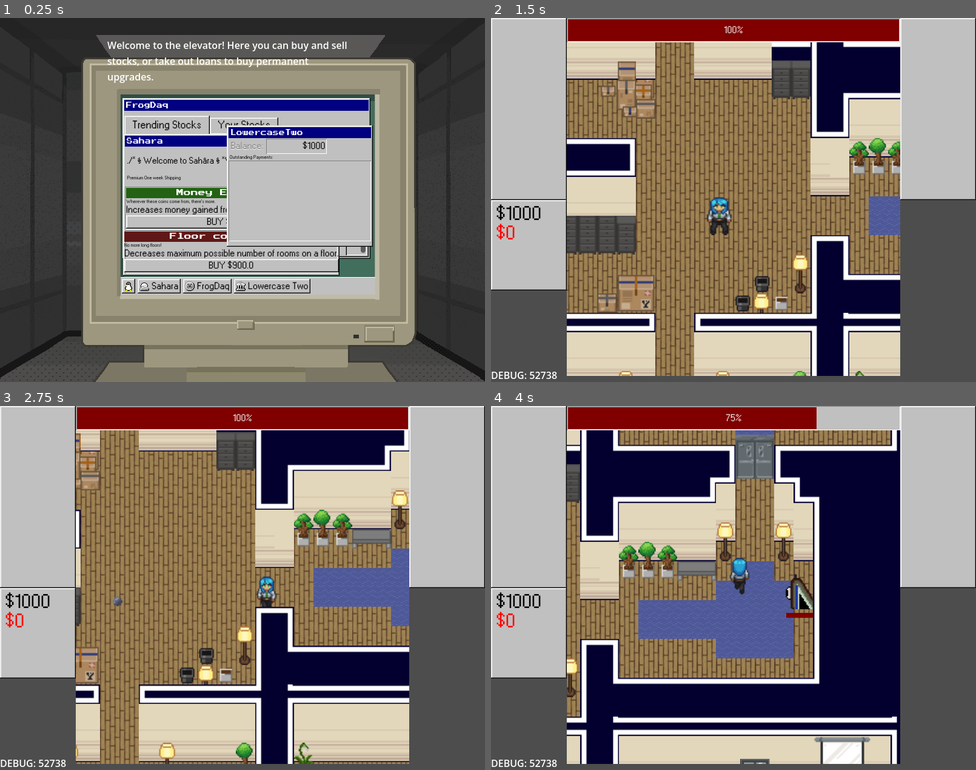
Above: before the commit, frames 1-4 (two rows, left to right).
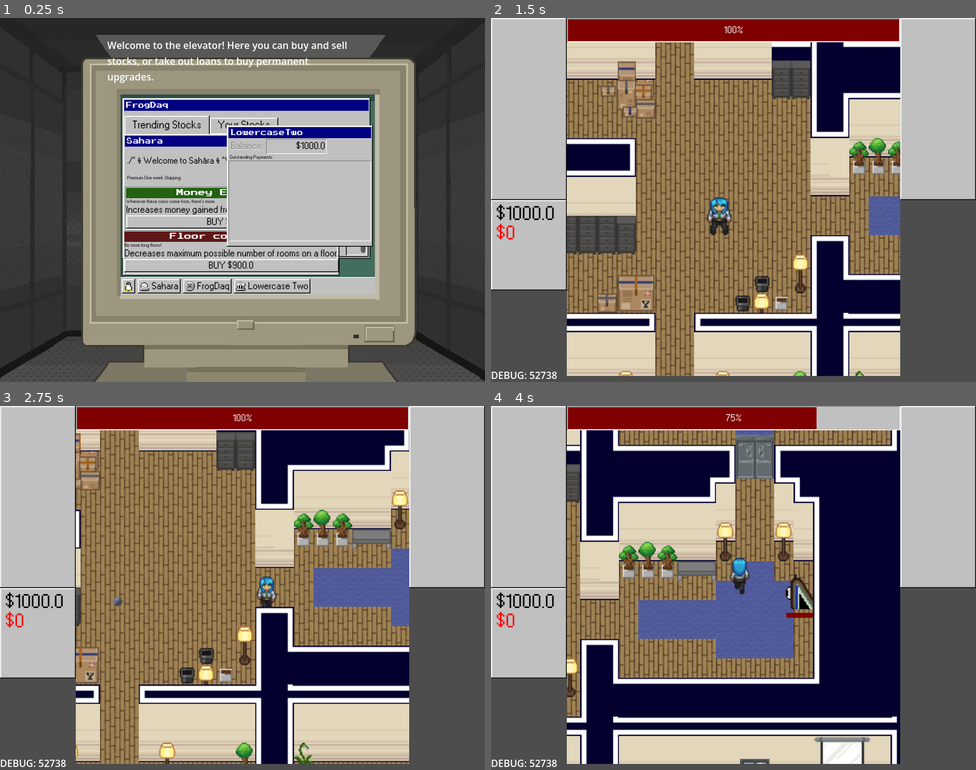
Above: after the commit, the same moments.

Repository: ygda-org/stock-strikers
Game: Godot game, scene res://main/tutorial/tutorial_elevator.tscn
Two runs of this game, one before a commit and one after it. Both use one fixed random seed, a clock stepped at 60 frames per second and the inputs below. This scene is started directly instead of the project's main scene. Sound files missing from this copy of the repository are replaced by a short silence.
Inputs (mouse positions are in pixels of both pictures, inside the frame that each line leads up to):
- Up to frame 1 (0.25 s): no input
- Up to frame 2 (1.5 s): click (617, 287) at 0.5 s; tap Enter at 1.25 s; move the mouse to (840, 181) at 1.27 s; hold D (move_right) from 1.28 s (still down); tap Shift (dodge) at 1.35 s
- Up to frame 3 (2.75 s): move the mouse to (145, 606) at 2.02 s; release D (move_right) at 2.03 s; hold S (move_down) from 2.03 s (still down); click (145, 606) at 2.1 s
- Up to frame 4 (4 s): move the mouse to (782, 507) at 2.77 s; release S (move_down) at 2.78 s; hold D (move_right) 2.78-3.53 s; tap Shift (dodge) at 2.85 s; move the mouse to (709, 660) at 3.52 s; hold W (move_up) from 3.53 s (still down); click (709, 660) at 3.6 s

The runs differ from the first frame. In frame 1, less than 0.1% of the frame differs, in the area x 61-67%, y 33-36%; in frame 2, less than 0.1%; in frame 3, less than 0.1%; in frame 4, less than 0.1%.

Commit message:
rounding

Diff:
--- a/gui/battle_gui.gd
+++ b/gui/battle_gui.gd
@@ -8,7 +8,7 @@
 	$DebugSeed.text = "DEBUG: " + str(GameState.chosen_seed)
 
 func _process(_delta):
-	$Panel/VBoxContainer/Money.text = "$" + str(PlayerStats.money)
+	$Panel/VBoxContainer/Money.text = "$" + str(snapped(PlayerStats.money,0.01))
 	$Panel/VBoxContainer/Debt.text = "$" + str(PlayerStats.get_total_debt())
 
 func on_update_stock_tickers():
--- a/gui/elevator_gui.gd
+++ b/gui/elevator_gui.gd
@@ -39,7 +39,7 @@
 		$MoneyPanel/MarginContainer/VBoxContainer/ScrollContainer/VBoxContainer.add_child(debt_option)
 
 func update_balance():
-	$MoneyPanel/MarginContainer/VBoxContainer/HBoxContainer/Panel/MarginContainer/Balance.text = '$' + str(PlayerStats.money)
+	$MoneyPanel/MarginContainer/VBoxContainer/HBoxContainer/Panel/MarginContainer/Balance.text = '$' + str(snappedf(PlayerStats.money,.01))
 
 func update_owned_stocks():
 	var your_stocks_holder : VBoxContainer = $"StockPanel/MarginContainer/VBoxContainer/TabContainer/Your Stocks/VBoxContainer"
--- a/gui/stock_option.gd
+++ b/gui/stock_option.gd
@@ -38,7 +38,7 @@
 	$VBoxContainer/Desc.text = desc
 	$VBoxContainer/EffectRow/Panel/MarginContainer/Effect.text = str(effect_amount) + " " + effect_name
 	$Tooltip/MarginContainer/TooltipDesc.text = tooltip_desc
-	$VBoxContainer/BuyingRow/DividendCost.text = "$" + str(cost_per) + " *"
+	$VBoxContainer/BuyingRow/DividendCost.text = "$" + str(snappedf(cost_per,.01)) + " *"
 	if not is_shop_stock:
 		$VBoxContainer/BuyingRow/Dividends.visible = false
 		$VBoxContainer/EffectRow/PerTag.text = 'total'
@@ -58,7 +58,7 @@
 	$Tooltip.visible = toggled_on
 
 func update_value():
-	$VBoxContainer/BuyingRow/DividendCost.text = "$" + str(cost_per)
+	$VBoxContainer/BuyingRow/DividendCost.text = "$" + str(snappedf(cost_per, .01))
 
 func _on_buy_button_pressed() -> void:
 	var dividend_ct : SpinBox = $VBoxContainer/BuyingRow/Dividends
--- a/gui/stock_option.tscn
+++ b/gui/stock_option.tscn
@@ -206,6 +206,7 @@
 custom_minimum_size = Vector2(60, 26)
 layout_mode = 2
 theme = ExtResource("1_l2qqs")
+min_value = 1.0
 value = 1.0
 
 [node name="BuyButton" type="Button" parent="VBoxContainer/BuyingRow" unique_id=127888415]
